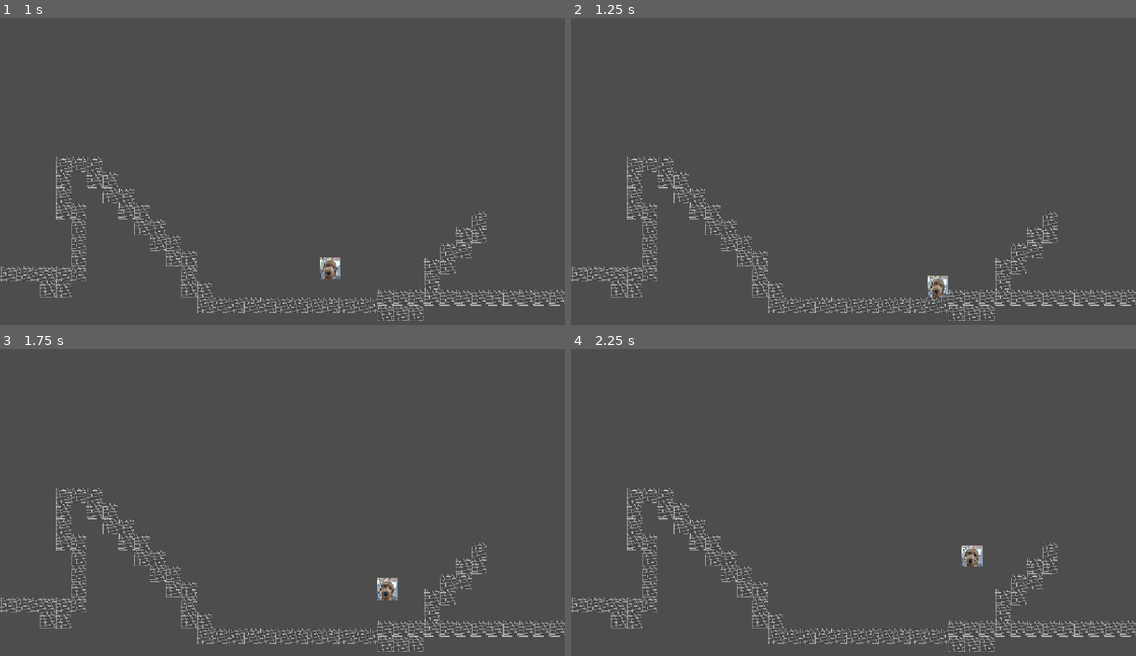
Above: before the commit, frames 1-4 (two rows, left to right).
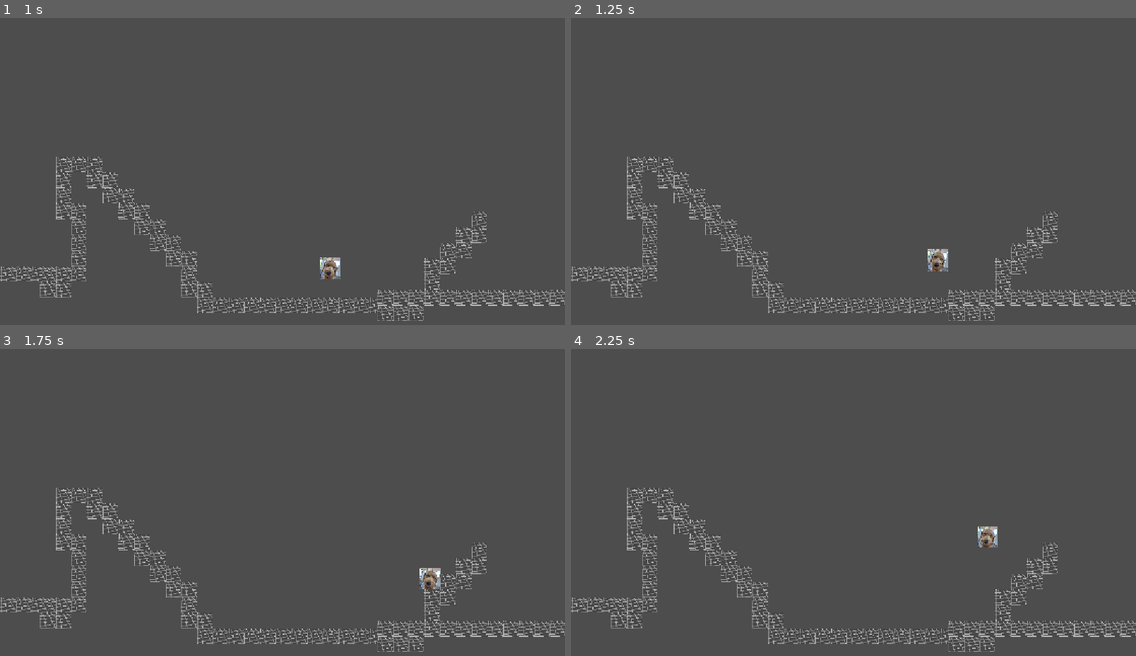
Above: after the commit, the same moments.

Repository: JackLundeen/Bounceformer
Game: Godot game, scene res://Game.tscn
The game is run twice, just before and just after one commit, with the same random seed, the same clock (stepped at 60 frames per second) and the same inputs.
Inputs:
- Up to frame 1 (1 s): tap Enter (ui_accept) at 0.5, 0.6 s; hold Right (ui_right) from 0.53 s (still down); tap W (jump, bound only after the commit) at 0.77, 0.8 s
- Up to frame 2 (1.25 s): keep holding Right (ui_right); tap W (jump, bound only after the commit) at 1.07 s
- Up to frame 3 (1.75 s): keep holding Right (ui_right); tap W (jump, bound only after the commit) at 1.35, 1.52 s; tap Enter (ui_accept) at 1.55 s
- Up to frame 4 (2.25 s): tap W (jump, bound only after the commit) at 1.82 s; release Right (ui_right) at 2.03 s; hold Left (ui_left) from 2.03 s (still down); tap Enter (ui_accept) at 2.1 s

Frame 1 is identical in both runs. In frame 2, 0.5% of the frame differs, in the area x 63-67%, y 75-92%; in frame 3, 0.5%; in frame 4, 0.5%.

Commit message:
Change movement to use arrow keys and WASD

Diff:
--- a/bounce-platformer/Movement.gd
+++ b/bounce-platformer/Movement.gd
@@ -11,12 +11,12 @@
 		velocity += get_gravity() * delta
 
 	# Handle jump.
-	if Input.is_action_just_pressed("ui_accept") and is_on_floor():
+	if Input.is_action_just_pressed("jump") and is_on_floor():
 		velocity.y = JUMP_VELOCITY
 
 	# Get the input direction and handle the movement/deceleration.
 	# As good practice, you should replace UI actions with custom gameplay actions.
-	var direction := Input.get_axis("ui_left", "ui_right")
+	var direction := Input.get_axis("move_left", "move_right")
 	if direction:
 		velocity.x = direction * SPEED
 	else:
--- a/bounce-platformer/project.godot
+++ b/bounce-platformer/project.godot
@@ -20,6 +20,27 @@
 window/stretch/mode="canvas_items"
 window/stretch/aspect="expand"
 
+[input]
+
+move_left={
+"deadzone": 0.2,
+"events": [Object(InputEventKey,"resource_local_to_scene":false,"resource_name":"","device":-1,"window_id":0,"alt_pressed":false,"shift_pressed":false,"ctrl_pressed":false,"meta_pressed":false,"pressed":false,"keycode":0,"physical_keycode":65,"key_label":0,"unicode":97,"location":0,"echo":false,"script":null)
+, Object(InputEventKey,"resource_local_to_scene":false,"resource_name":"","device":-1,"window_id":0,"alt_pressed":false,"shift_pressed":false,"ctrl_pressed":false,"meta_pressed":false,"pressed":false,"keycode":0,"physical_keycode":4194319,"key_label":0,"unicode":0,"location":0,"echo":false,"script":null)
+]
+}
+move_right={
+"deadzone": 0.2,
+"events": [Object(InputEventKey,"resource_local_to_scene":false,"resource_name":"","device":-1,"window_id":0,"alt_pressed":false,"shift_pressed":false,"ctrl_pressed":false,"meta_pressed":false,"pressed":false,"keycode":0,"physical_keycode":68,"key_label":0,"unicode":100,"location":0,"echo":false,"script":null)
+, Object(InputEventKey,"resource_local_to_scene":false,"resource_name":"","device":-1,"window_id":0,"alt_pressed":false,"shift_pressed":false,"ctrl_pressed":false,"meta_pressed":false,"pressed":false,"keycode":0,"physical_keycode":4194321,"key_label":0,"unicode":0,"location":0,"echo":false,"script":null)
+]
+}
+jump={
+"deadzone": 0.2,
+"events": [Object(InputEventKey,"resource_local_to_scene":false,"resource_name":"","device":-1,"window_id":0,"alt_pressed":false,"shift_pressed":false,"ctrl_pressed":false,"meta_pressed":false,"pressed":false,"keycode":0,"physical_keycode":87,"key_label":0,"unicode":119,"location":0,"echo":false,"script":null)
+, Object(InputEventKey,"resource_local_to_scene":false,"resource_name":"","device":-1,"window_id":0,"alt_pressed":false,"shift_pressed":false,"ctrl_pressed":false,"meta_pressed":false,"pressed":false,"keycode":0,"physical_keycode":4194320,"key_label":0,"unicode":0,"location":0,"echo":false,"script":null)
+]
+}
+
 [physics]
 
 3d/physics_engine="Jolt Physics"
